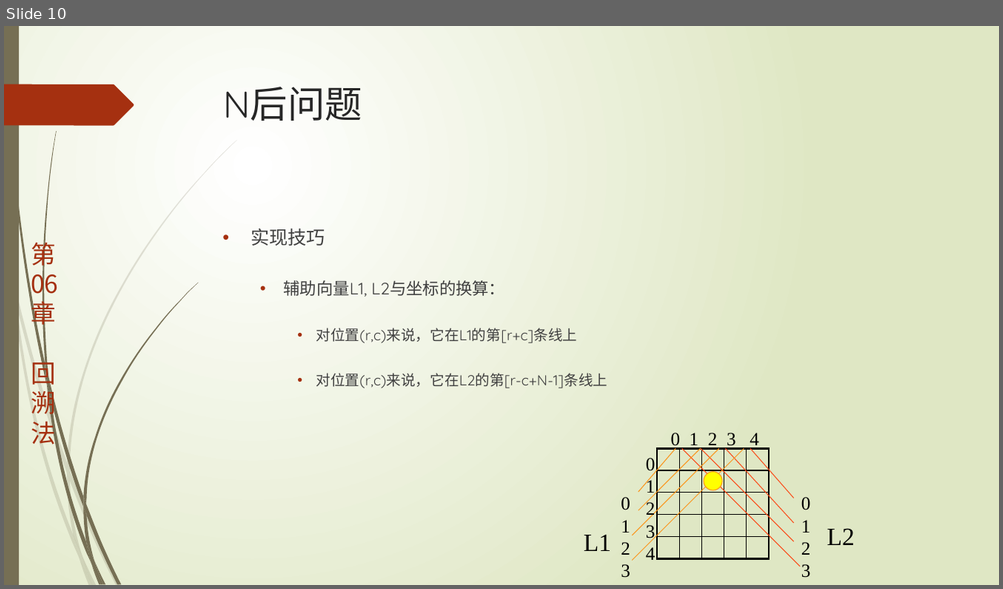
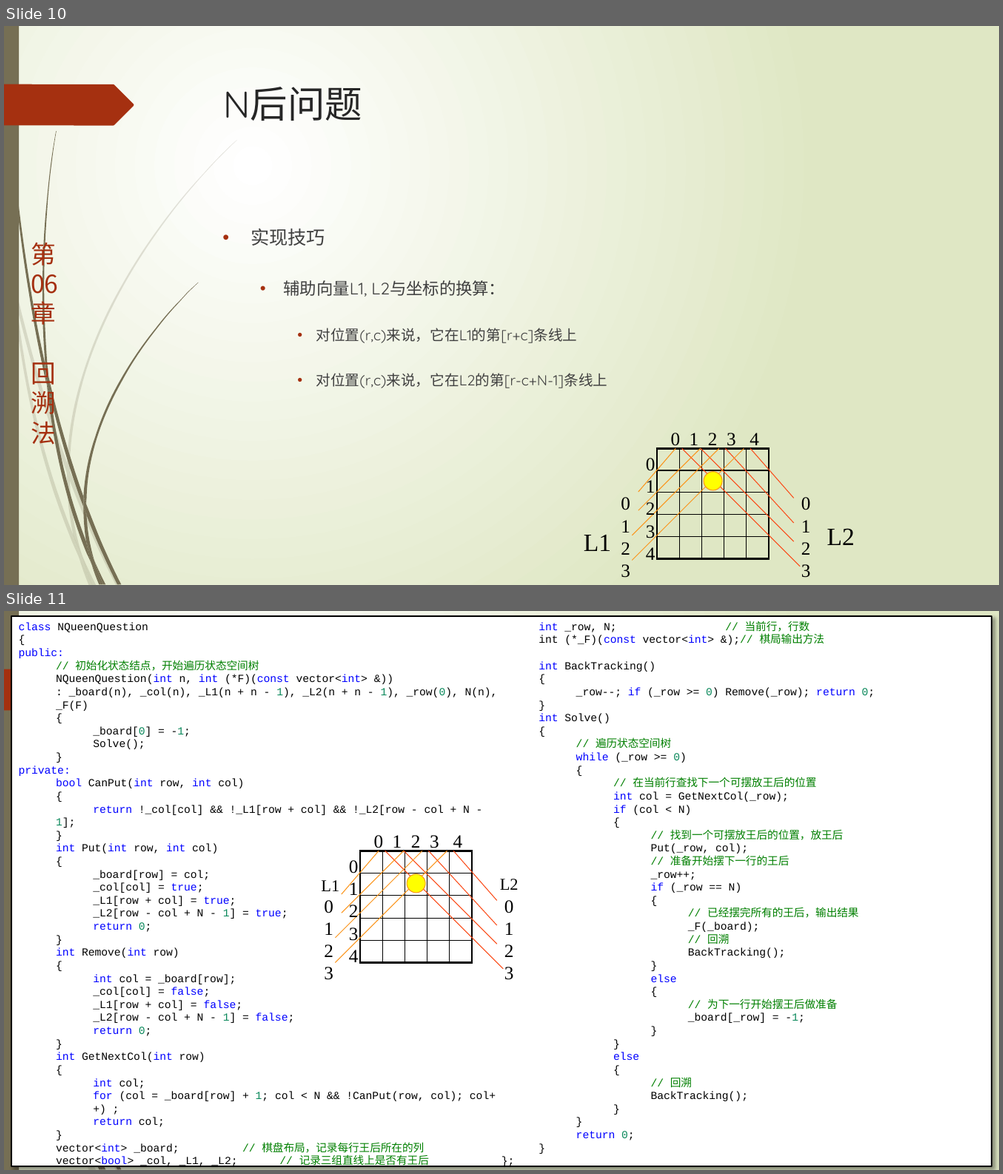
Before and after one commit to TeacherPeng/AlgorithmDesign, a slide deck: 教案/第06章.回溯法.pptx. Shown one above the other, each under a label of ours: slide 10 before the commit, slides 10 and 11 after it. The pictures are 1003x589 and 1003x1174 pixels, drawn with LibreOffice and Linux fonts; fonts in the diff are those of the drawing. Boxes give left, top, right and bottom in pixels: in the first picture for what was removed or moved away, otherwise in the second. Text is boxed around its words. In the diff, an @@ line names an element or a change of style, - is before the commit and + after.

Commit message:
更新回溯法示例代码和教案。

```diff
--- a/教案/第06章.回溯法.pptx
+++ b/教案/第06章.回溯法.pptx
@@ slide 11 added at (x1=4, y1=611, x2=999, y2=1170), background gradient #FFFFFF to #DFE8C4; not listed: 13 template elements that a slide beside it also shows @@
@@ rectangle added at (x1=11, y1=616, x2=992, y2=1167), fill #FFFFFF, outline #000000 1.25 pt, 10.5 pt, text #000000 @@
+class NQueenQuestion
+{
+public:
+  // 初始化状态结点，开始遍历状态空间树
+  NQueenQuestion(int n, int (*F)(const vector<int> &))
+  : _board(n), _col(n), _L1(n + n - 1), _L2(n + n - 1), _row(0), N(n), _F(F)
+  {
+    _board[0] = -1;
+    Solve();
+  }
+  private:
+  bool CanPut(int row, int col)
+  {
+  return !_col[col] && !_L1[row + col] && !_L2[row - col + N - 1];
+  }
+  int Put(int row, int col)
+  {
+    _board[row] = col;
+    _col[col] = true;
+    _L1[row + col] = true;
+    _L2[row - col + N - 1] = true;
+    return 0;
+  }
+  int Remove(int row)
+  {
+    int col = _board[row];
+    _col[col] = false;
+    _L1[row + col] = false;
+    _L2[row - col + N - 1] = false;
+    return 0;
+  }
+  int GetNextCol(int row)
+  {
+    int col;
+    for (col = _board[row] + 1; col < N && !CanPut(row, col); col++) ;
+    return col;
+  }
+  vector<int> _board; // 棋盘布局，记录每行王后所在的列
+  vector<bool> _col, _L1, _L2; // 记录三组直线上是否有王后
+  int _row, N; // 当前行，行数
+  int (*_F)(const vector<int> &);// 棋局输出方法
+  int BackTracking()
+  {
+  _row--; if (_row >= 0) Remove(_row); return 0;
+  }
+  int Solve()
+  {
+    // 遍历状态空间树
+    while (_row >= 0)
+    {
+      // 在当前行查找下一个可摆放王后的位置
+      int col = GetNextCol(_row);
+      if (col < N)
+      {
+        // 找到一个可摆放王后的位置，放王后
+        Put(_row, col);
+        // 准备开始摆下一行的王后
+        _row++;
+        if (_row == N)
+        {
+          // 已经摆完所有的王后，输出结果
+          _F(_board);
+          // 回溯
+          BackTracking();
+        }
+        else
+        {
+          // 为下一行开始摆王后做准备
+          _board[_row] = -1;
+        }
+      }
+      else
+      {
+        // 回溯
+        BackTracking();
+      }
+    }
+    return 0;
+  }
+};
@@ line added from (423, 851) to (336, 938), #FB9318 0.75 pt @@
@@ line added from (447, 851) to (336, 963), #FB9318 0.75 pt @@
@@ line added from (378, 851) to (341, 894), #FB9318 0.75 pt @@
@@ line added from (404, 851) to (341, 913), #FB9318 0.75 pt @@
@@ table added at (x1=360, y1=851, x2=472, y2=963), 5 rows, 5 columns @@
+ |  |  |  | 
+ |  |  |  | 
+ |  |  |  | 
+ |  |  |  | 
+ |  |  |  | 
@@ text added at (x1=374, y1=835, x2=463, y2=852), 18 pt, text #000000 @@
+0 1 2 3 4
@@ line added from (385, 851) to (504, 969), #FB4A18 0.75 pt @@
@@ line added from (404, 851) to (497, 945), #FB4A18 0.75 pt @@
@@ line added from (429, 851) to (497, 925), #FB4A18 0.75 pt @@
@@ line added from (453, 851) to (497, 900), #FB4A18 0.75 pt @@
@@ text added at (x1=349, y1=860, x2=358, y2=963), 18 pt, text #000000 @@
+0
+1
+2
+3
+4
@@ ellipse added at (x1=407, y1=874, x2=426, y2=893), fill #FFFF00, outline #FB9318 0.75 pt @@
@@ text added at (x1=321, y1=880, x2=339, y2=891), 16 pt, text #000000 @@
+L1
@@ text added at (x1=500, y1=879, x2=518, y2=890), 16 pt, text #000000 @@
+L2
@@ text added at (x1=324, y1=900, x2=333, y2=980), 18 pt, text #000000 @@
+0
+1
+2
+3
@@ text added at (x1=504, y1=900, x2=514, y2=980), 18 pt, text #000000 @@
+0
+1
+2
+3
```
Also in this commit, not shown: 1 slide changed, 2 other slides added, 2 other files.
